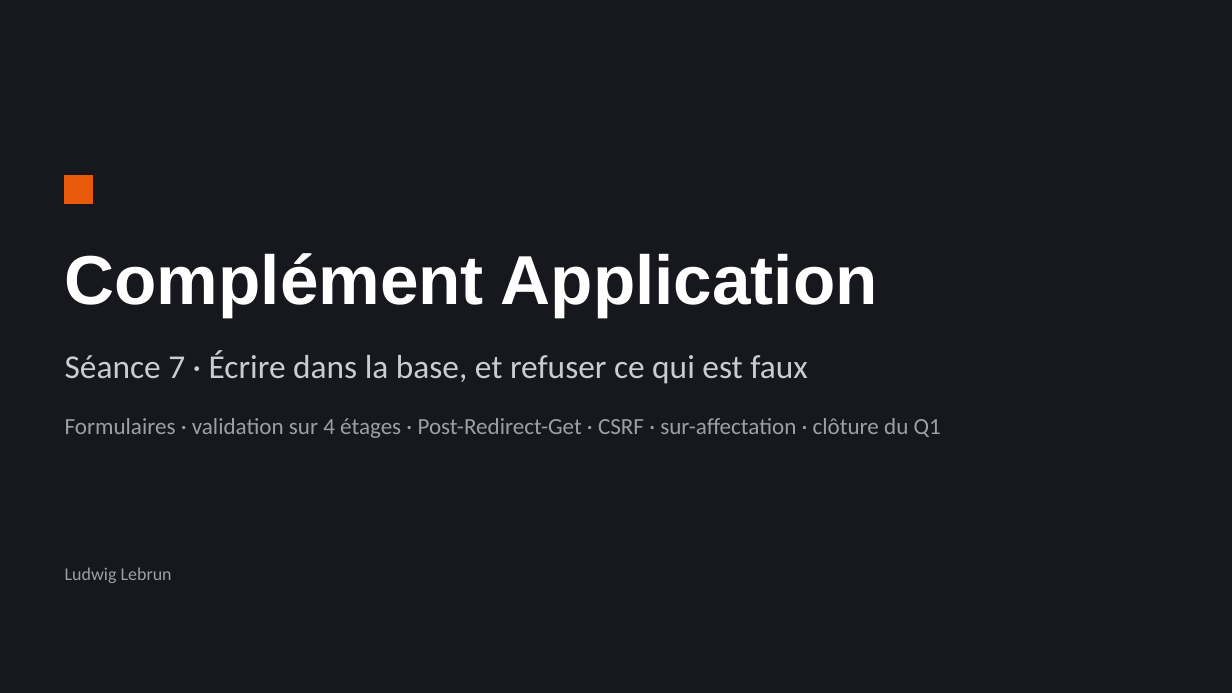
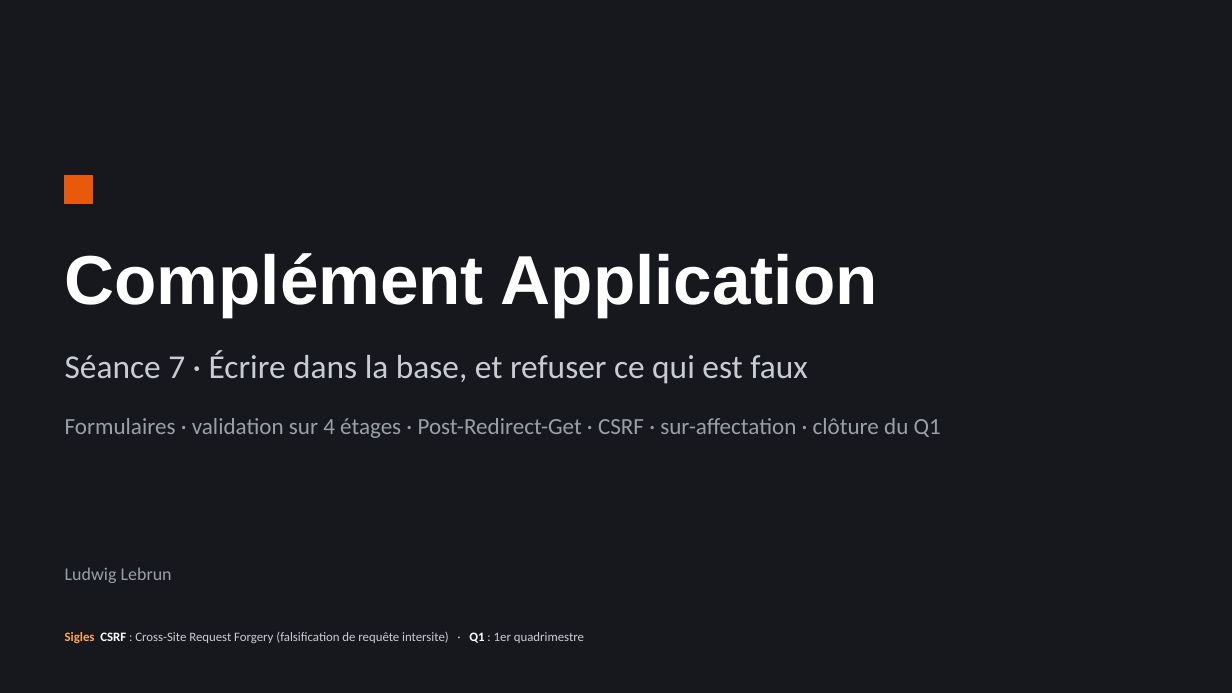
Before and after one commit to lle-condorcet/condorcet-2027, a slide deck: slide 1 of slides/LLE_CA_S07_Formulaires_et_validation.pptx. Drawn at 1232x693 pixels with LibreOffice and Linux fonts; fonts in the diff are those of the drawing. Boxes give left, top, right and bottom in pixels: in the first picture for what was removed or moved away, otherwise in the second. Text is boxed around its words. In the diff, an @@ line names an element or a change of style, - is before the commit and + after.

```diff
--- a/slides/LLE_CA_S07_Formulaires_et_validation.pptx
+++ b/slides/LLE_CA_S07_Formulaires_et_validation.pptx
@@ text added at <box>65,632,584,643</box>, 10 pt, text #C9CDD3 @@
+Sigles CSRF : Cross-Site Request Forgery (falsification de requête intersite) · Q1 : 1er quadrimestre
```
Also in this commit, not shown: 20 other slides changed, 1 other file.
